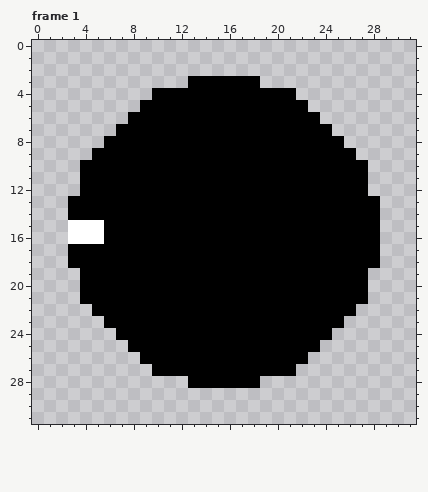
Pixel-art file: ships/enemies/enemy3/sprite.aseprite. That is the earlier state.
32x32 pixels, 4 frames. Shown: frame 1.
And afterwards:
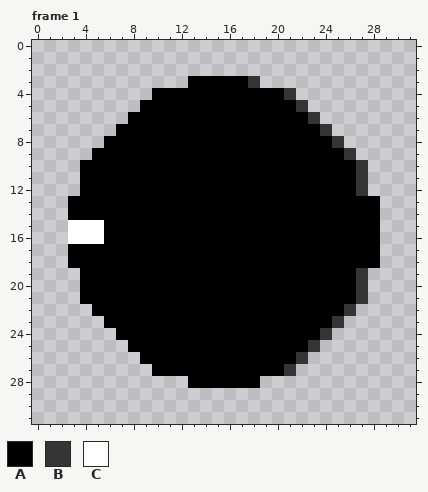
Palette (. is transparent): A #000000  B #353535  C #ffffff
The edit:
Frame 1:
Colour B replaces colour A in row 3 at x 18; in row 4 at x 21; in row 5 at x 22; in row 6 at x 23; in row 7 at x 24; in row 8 at x 25.
Colour B replaces colour A in row 9 at x 26; in rows 10 to 12 at x 27; in rows 19 to 21 at x 27; in row 22 at x 26; in row 23 at x 25; in row 24 at x 24.
Colour B replaces colour A in row 25 at x 23; in row 26 at x 22; in row 27 at x 21.
